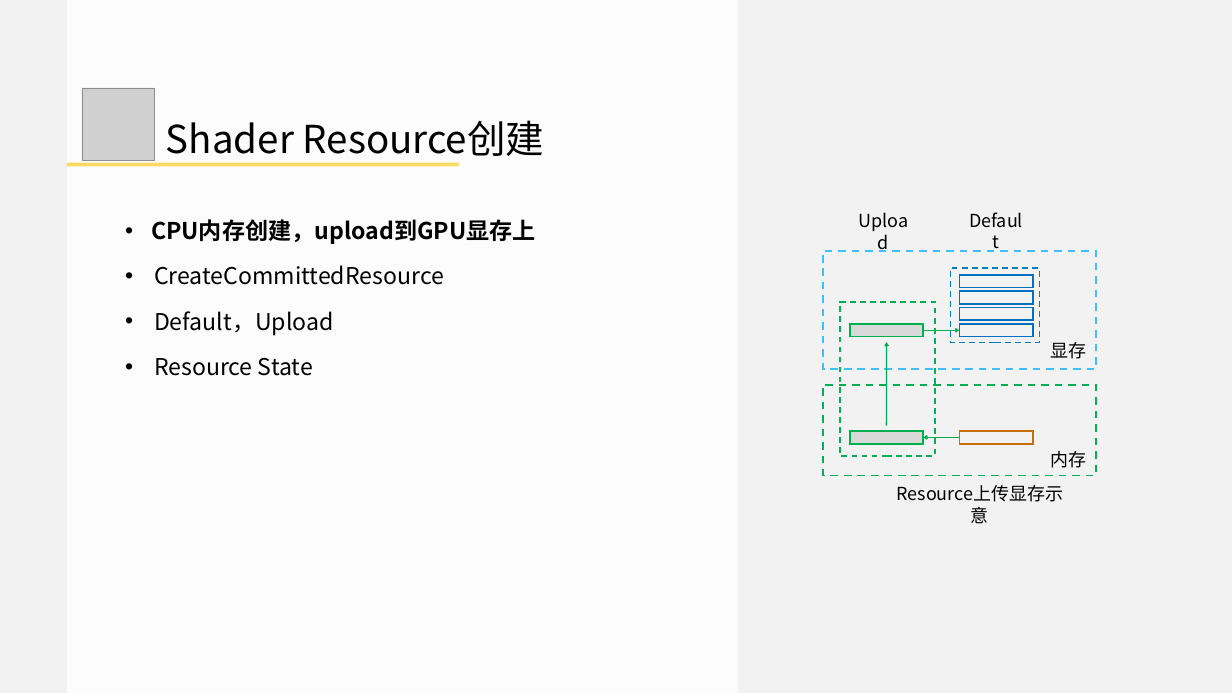
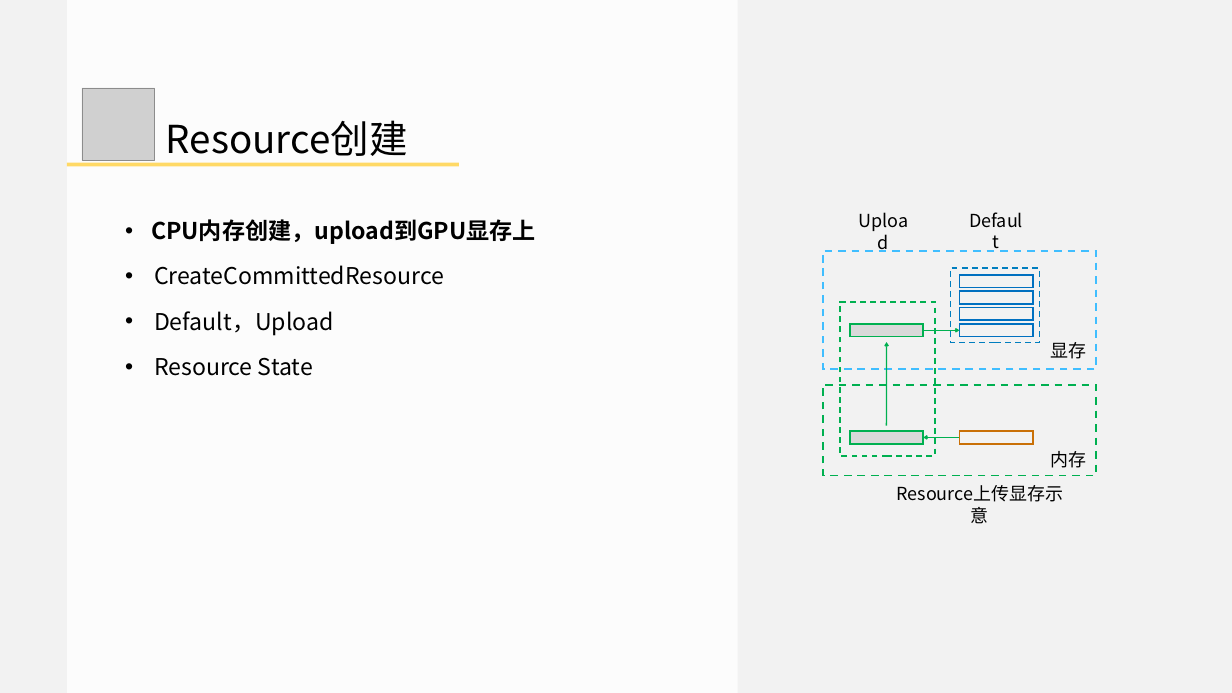
Before and after one commit to doomlover/KSGameEngineTutorials, a slide deck: slide 10 of PPTs/05.深入DX12绘制二.pptx (slide 9 before the commit). Drawn at 1232x693 pixels with LibreOffice and Linux fonts; fonts in the diff are those of the drawing; grey boxes stand for pictures. Boxes give left, top, right and bottom in pixels: in the first picture for what was removed or moved away, otherwise in the second. Text is boxed around its words. In the diff, an @@ line names an element or a change of style, - is before the commit and + after.

```diff
--- a/PPTs/05.深入DX12绘制二.pptx
+++ b/PPTs/05.深入DX12绘制二.pptx
@@ text at (x1=166, y1=120, x2=408, y2=164): text changed @@
-  Shader Resource创建
+  Resource创建
```
Also in this commit, not shown: 20 other slides changed, 5 slides added, 1 other file.
